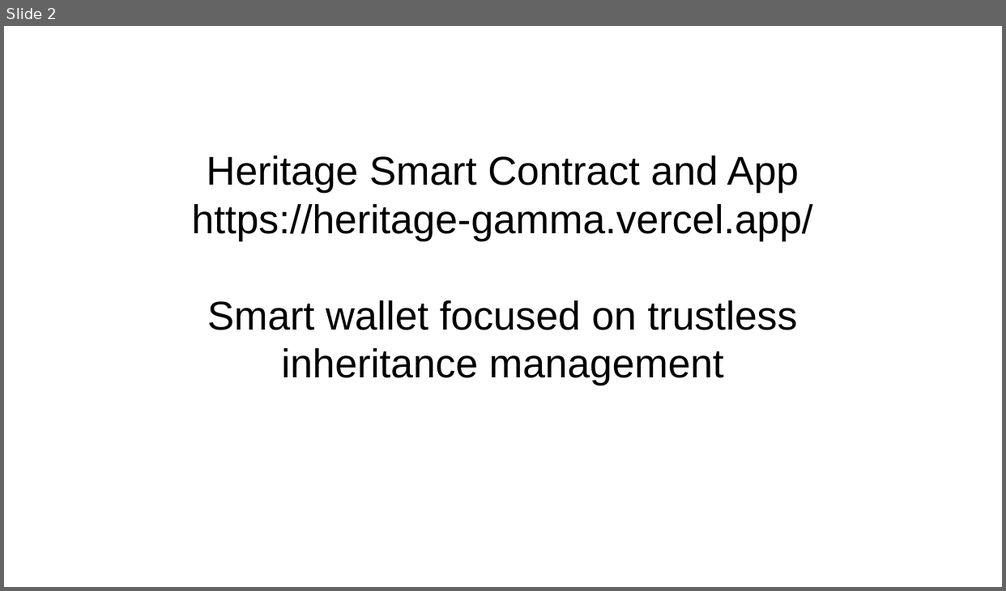
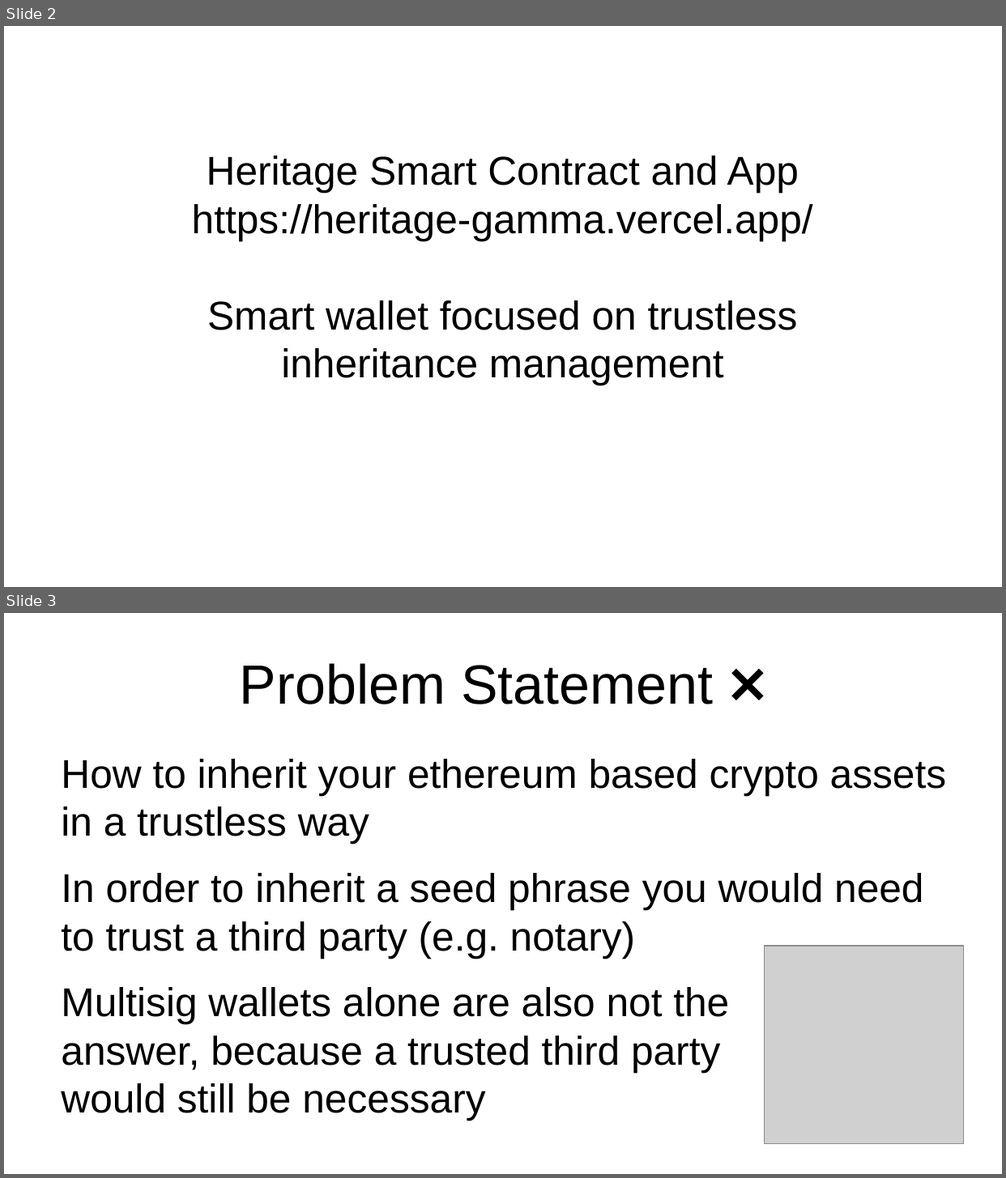
Before and after one commit to cmeyke/heritage, a slide deck: documentation/heritage.odp. Shown one above the other, each under a label of ours: slide 2 before the commit, slides 2 and 3 after it. The pictures are 1006x591 and 1006x1178 pixels, drawn with LibreOffice and Linux fonts; fonts in the diff are those of the drawing; grey boxes stand for pictures; background and template pictures are left out. Boxes give left, top, right and bottom in pixels: in the first picture for what was removed or moved away, otherwise in the second. Text is boxed around its words. In the diff, an @@ line names an element or a change of style, - is before the commit and + after.

```diff
--- a/documentation/heritage.odp
+++ b/documentation/heritage.odp
@@ slide 3 added at (4,613,1002,1174), background #FFFFFF @@
@@ title added at (240,663,713,705), 44 pt, text #000000 @@
+Problem Statement ❌
@@ text added at (61,759,947,1072), 32 pt, text #000000 @@
+How to inherit your ethereum based crypto assets in a trustless way
+In order to inherit a seed phrase you would need to trust a third party (e.g. notary)
+Multisig wallets alone are also not the
+answer, because a trusted third party
+would still be necessary
@@ picture added at (765,946,964,1144) @@
```
Also in this commit, not shown: 1 slide changed, 4 other slides added, 1 other file.
